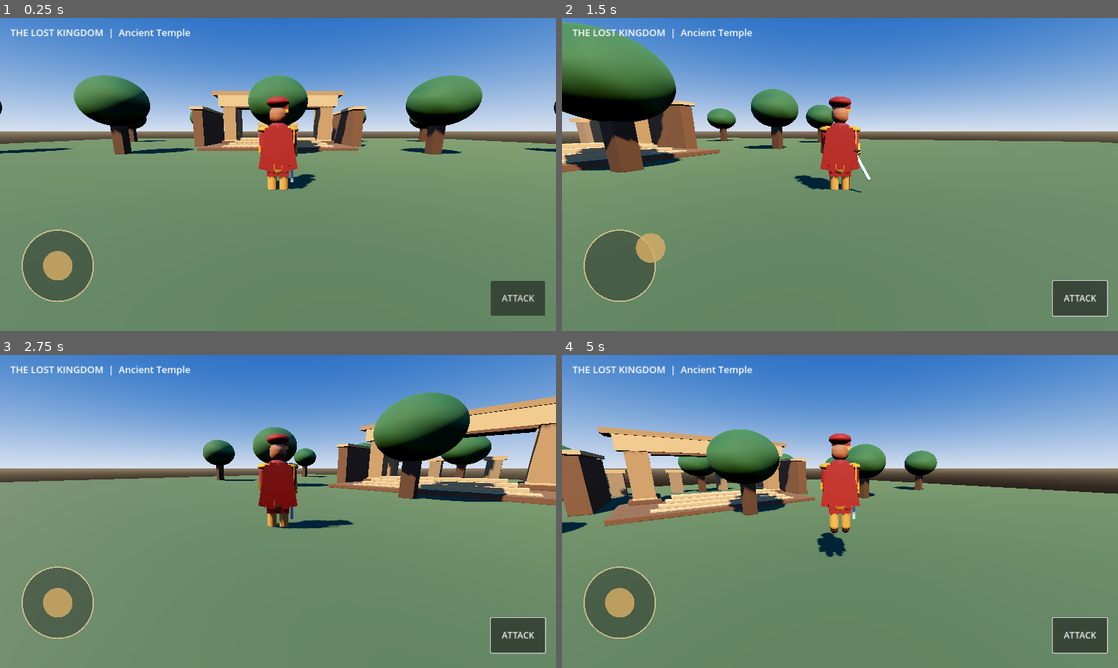
Above: before the commit, frames 1-4 (two rows, left to right).
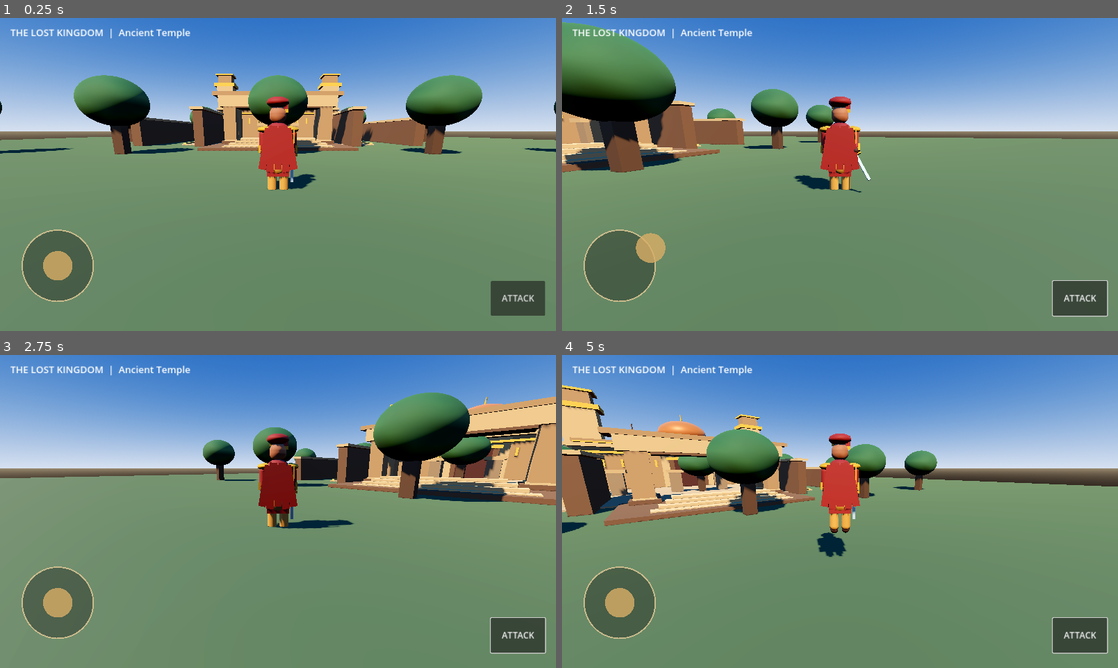
Above: after the commit, the same moments.

Repository: pmp50692-ship-it/the-lost-kingdom
Game: Godot game, scene res://scenes/main.tscn
Same seed, same stepped clock (60 frames per second), same inputs: the game is played once before the commit and once after it.
Inputs (mouse positions are in pixels of both pictures, inside the frame that each line leads up to):
- Up to frame 1 (0.25 s): no input
- Up to frame 2 (1.5 s): click "ATTACK" at 0.5 s; tap Enter at 1.25 s; drag from (617, 265) to (895, 105) at 1.27 s
- Up to frame 3 (2.75 s): drag from (166, 527) to (250, 574) at 2.02 s
- Up to frame 4 (5 s): tap Space (jump) at 2.75, 4.52 s; move the mouse to (895, 442) at 2.77 s; hold D (move_right) 2.78-3.5 s; drag from (812, 574) to (673, 464) at 3.52 s; tap Enter at 4.25 s; move the mouse to (1006, 558) at 4.27 s; hold A (move_left) from 4.28 s (still down)

The runs differ from the first frame. In frame 1, 3.0% of the frame differs, in the area x 0-100%, y 17-44%; in frame 2, 1.4%; in frame 3, 2.3%; in frame 4, 4.1%, in the area x 0-100%, y 9-51%.

Commit message:
Build royal capital palace district and ceremonial avenue for level one

Diff:
--- a/scripts/main.gd
+++ b/scripts/main.gd
@@ -87,7 +87,7 @@
     sun.directional_shadow_max_distance = 55.0
     add_child(sun)
 
-    var ground := _add_box(Vector3(0, -0.5, 0), Vector3(70, 1, 70), Color(0.25, 0.31, 0.18))
+    _add_box(Vector3(0, -0.5, 0), Vector3(100, 1, 100), Color(0.25, 0.31, 0.18))
     var stone := Color(0.58, 0.42, 0.27)
     var sandstone := Color(0.72, 0.56, 0.37)
     var dark_stone := Color(0.36, 0.24, 0.15)
@@ -117,6 +117,63 @@
     _add_box(Vector3(-8.0, 3.8, -14.5), Vector3(1.3, 0.25, 8.4), sandstone)
     _add_box(Vector3(8.0, 3.8, -14.5), Vector3(1.3, 0.25, 8.4), sandstone)
 
+    # Royal city approach: broad sandstone avenue and ceremonial courtyard
+    _add_box(Vector3(0, 0.03, -22.0), Vector3(22, 0.16, 18), Color(0.61, 0.48, 0.34))
+    for side in [-1.0, 1.0]:
+        _add_box(Vector3(side * 10.6, 0.18, -22.0), Vector3(0.32, 0.22, 18), Color(0.82, 0.63, 0.30))
+        for j in range(5):
+            _add_box(Vector3(side * 9.2, 0.55, -15.0 - float(j) * 3.0), Vector3(0.55, 1.1, 0.55), sandstone)
+            _add_box(Vector3(side * 9.2, 1.16, -15.0 - float(j) * 3.0), Vector3(0.9, 0.18, 0.9), Color(0.83, 0.59, 0.20))
+
+    # Grand palace: wings, central audience hall and a tall ceremonial doorway
+    _add_box(Vector3(0, 2.8, -32.0), Vector3(22, 5.6, 2.2), sandstone)
+    _add_box(Vector3(-7.1, 3.2, -30.75), Vector3(7.8, 6.4, 0.7), stone)
+    _add_box(Vector3(7.1, 3.2, -30.75), Vector3(7.8, 6.4, 0.7), stone)
+    _add_box(Vector3(0, 6.0, -30.75), Vector3(7.0, 1.0, 0.8), Color(0.83, 0.59, 0.20))
+    _add_box(Vector3(0, 2.15, -30.55), Vector3(4.6, 4.3, 0.35), dark_stone)
+    _add_box(Vector3(0, 2.05, -30.30), Vector3(3.5, 4.0, 0.12), Color(0.25, 0.10, 0.06))
+    _add_box(Vector3(0, 4.25, -30.20), Vector3(5.2, 0.42, 0.35), Color(0.83, 0.59, 0.20))
+    # Palace balconies, cornices and repeating gold facade bands
+    _add_box(Vector3(0, 4.85, -30.45), Vector3(21, 0.28, 1.2), Color(0.83, 0.59, 0.20))
+    _add_box(Vector3(0, 5.65, -30.45), Vector3(23, 0.42, 2.0), sandstone)
+    _add_box(Vector3(0, 6.0, -30.45), Vector3(21.5, 0.16, 1.7), Color(0.83, 0.59, 0.20))
+    for side in [-1.0, 1.0]:
+        for j in range(4):
+            var balcony_x: float = side * (3.8 + float(j) * 1.65)
+            _add_box(Vector3(balcony_x, 3.5, -30.0), Vector3(0.22, 1.0, 0.25), Color(0.83, 0.59, 0.20))
+        # Palace corner towers
+        _add_box(Vector3(side * 10.0, 5.0, -32.0), Vector3(3.0, 10.0, 3.0), sandstone)
+        _add_box(Vector3(side * 10.0, 10.1, -32.0), Vector3(3.8, 0.55, 3.8), Color(0.83, 0.59, 0.20))
+        _add_box(Vector3(side * 10.0, 11.0, -32.0), Vector3(2.5, 1.5, 2.5), stone)
+        _add_box(Vector3(side * 10.0, 11.9, -32.0), Vector3(3.2, 0.25, 3.2), Color(0.83, 0.59, 0.20))
+    # Central royal dome and smaller roof pavilions
+    var dome := MeshInstance3D.new()
+    var dome_mesh := SphereMesh.new()
+    dome_mesh.radius = 3.0
+    dome_mesh.height = 3.8
+    dome.mesh = dome_mesh
+    dome.position = Vector3(0, 8.0, -32.0)
+    dome.material_override = _material(Color(0.68, 0.36, 0.16), 0.48, 0.25)
+    add_child(dome)
+    var finial := MeshInstance3D.new()
+    var finial_mesh := CylinderMesh.new()
+    finial_mesh.top_radius = 0.04
+    finial_mesh.bottom_radius = 0.16
+    finial_mesh.height = 1.25
+    finial.mesh = finial_mesh
+    finial.position = Vector3(0, 10.25, -32.0)
+    finial.material_override = gold_material()
+    add_child(finial)
+    # Royal flags at the palace entrance
+    for side in [-1.0, 1.0]:
+        _add_box(Vector3(side * 5.6, 7.3, -31.8), Vector3(0.12, 3.0, 0.12), Color(0.30, 0.18, 0.10))
+        _add_box(Vector3(side * 5.0, 7.0, -31.8), Vector3(1.1, 1.6, 0.08), Color(0.58, 0.035, 0.045))
+    # Low city walls and gatehouse framing the palace district
+    _add_box(Vector3(-15.0, 1.4, -24.0), Vector3(1.0, 2.8, 25.0), dark_stone)
+    _add_box(Vector3(15.0, 1.4, -24.0), Vector3(1.0, 2.8, 25.0), dark_stone)
+    _add_box(Vector3(-15.0, 2.9, -24.0), Vector3(1.4, 0.25, 25.5), sandstone)
+    _add_box(Vector3(15.0, 2.9, -24.0), Vector3(1.4, 0.25, 25.5), sandstone)
+
     for i in range(6):
         var x := -12.0 + float(i) * 4.8
         _add_box(Vector3(x, 1.2, -22), Vector3(1.1, 2.4, 1.1), Color(0.5, 0.39, 0.28))
